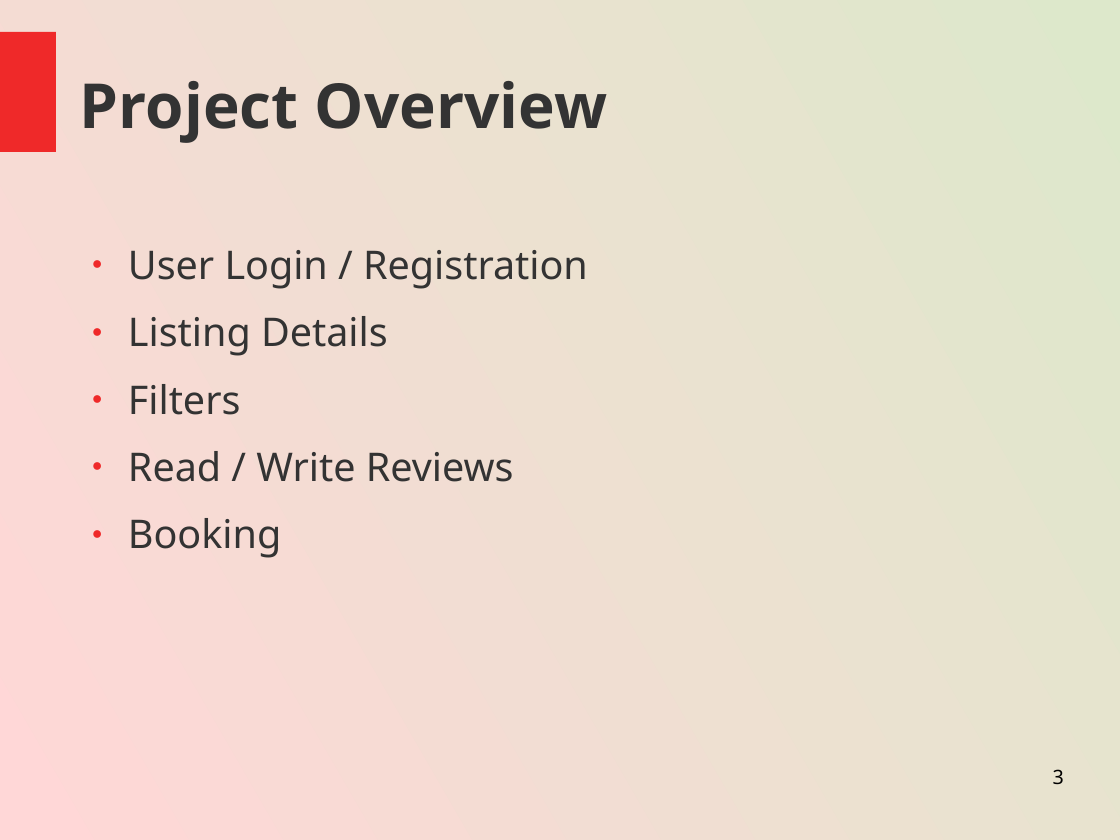
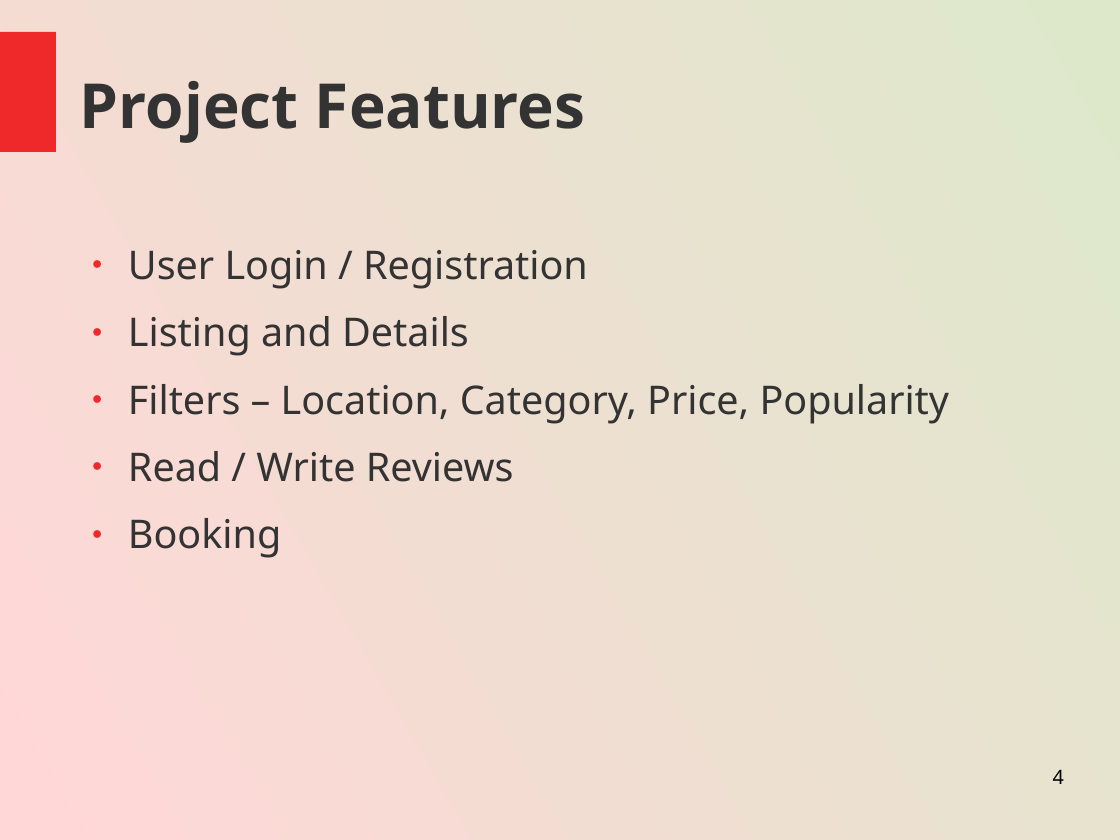
Before and after one commit to shreelimbkar/B9IS123_RRApp, a slide deck: slide 4 of GoSolo-ppt.odp (slide 3 before the commit). Drawn at 1120x840 pixels with LibreOffice and Linux fonts; fonts in the diff are those of the drawing. Boxes give left, top, right and bottom in pixels: in the first picture for what was removed or moved away, otherwise in the second. Text is boxed around its words. In the diff, an @@ line names an element or a change of style, - is before the commit and + after.

Commit message:
changes

```diff
--- a/GoSolo-ppt.odp
+++ b/GoSolo-ppt.odp
@@ title at (x1=80, y1=81, x2=585, y2=143): text changed @@
-Project Overview
+Project Features
@@ text at (x1=128, y1=316, x2=950, y2=424): text changed @@
-● Listing Details
-● Filters
+● Listing and Details
+● Filters – Location, Category, Price, Popularity
@@ page number at (x1=1053, y1=769, x2=1064, y2=784): text changed @@
-3
+4
```
Also in this commit, not shown: 2 other slides changed, 3 slides added.
